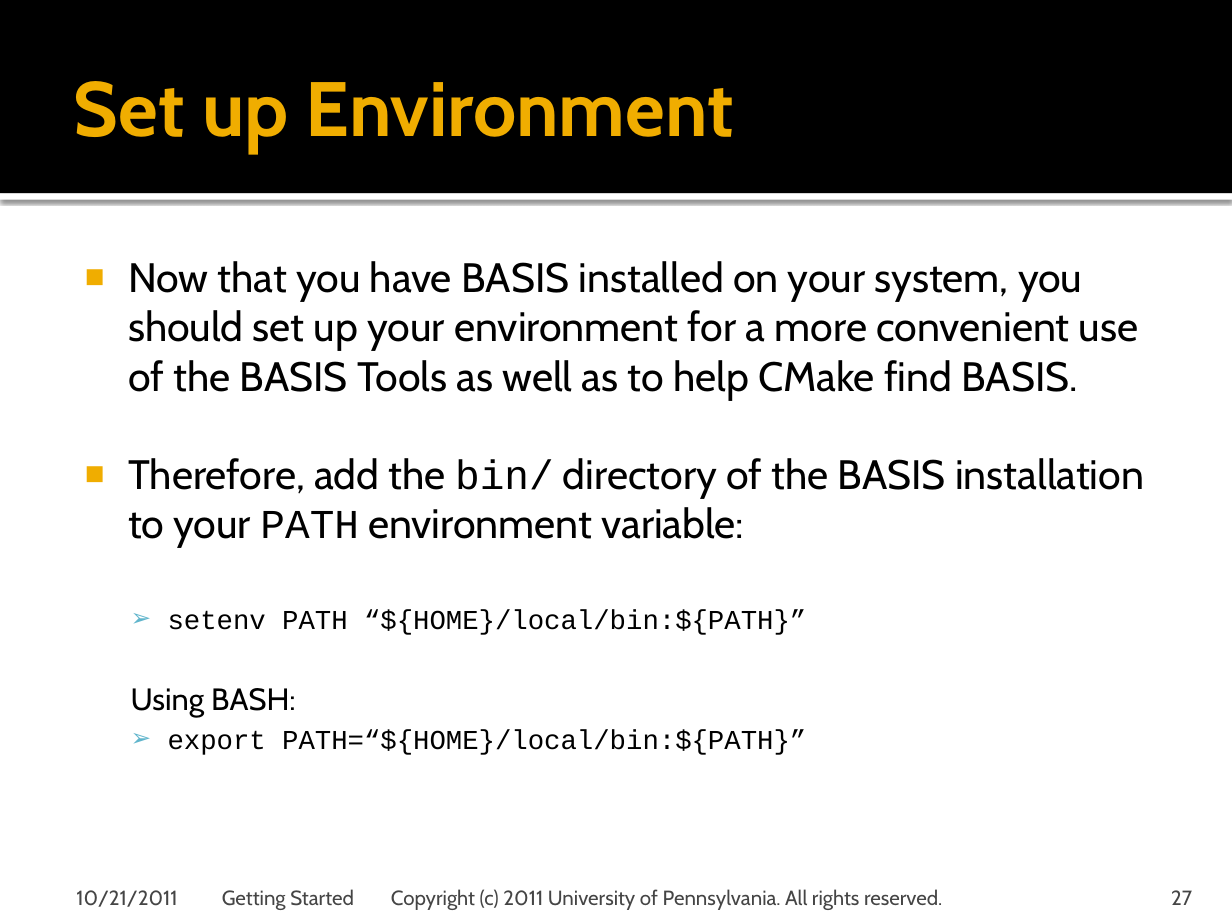
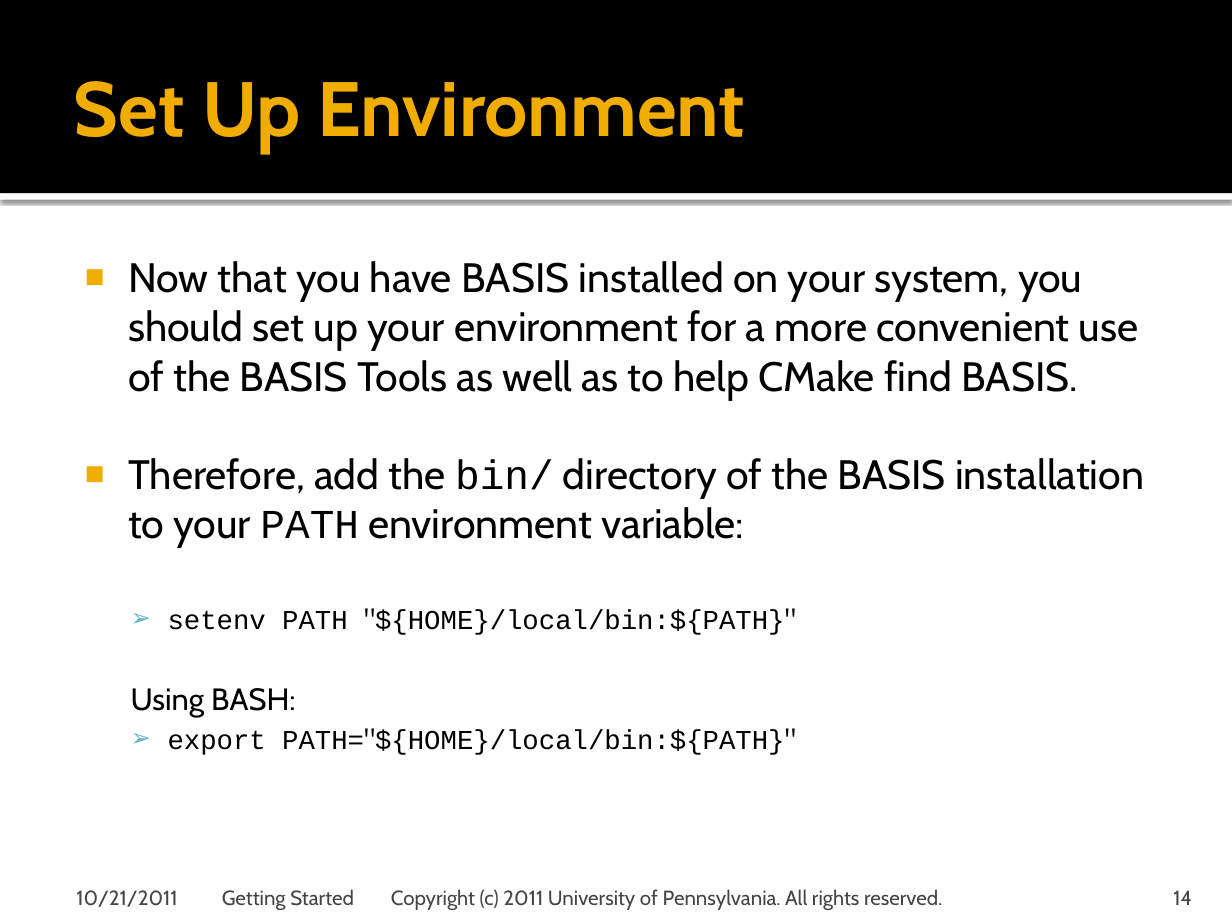
Before and after one commit to cmake-basis/legacy, a slide deck: slide 14 of doc/tutorials/BASIS Tutorial - 02 Getting Started.pptx (slide 27 before the commit). Drawn at 1232x924 pixels with LibreOffice and Linux fonts; fonts in the diff are those of the drawing; background and template pictures are left out. Boxes give left, top, right and bottom in pixels: in the first picture for what was removed or moved away, otherwise in the second. Text is boxed around its words. In the diff, an @@ line names an element or a change of style, - is before the commit and + after.

```diff
--- a/doc/tutorials/BASIS Tutorial - 02 Getting Started.pptx
+++ b/doc/tutorials/BASIS Tutorial - 02 Getting Started.pptx
@@ title at (74,81,746,153): text changed @@
-Set up Environment
+Set Up Environment
@@ text at (168,608,796,635): text changed @@
-  ➢ setenv PATH “${HOME}/local/bin:${PATH}”
+  ➢ setenv PATH "${HOME}/local/bin:${PATH}"
@@ text at (168,729,796,755): text changed @@
-  ➢ export PATH=“${HOME}/local/bin:${PATH}”
+  ➢ export PATH="${HOME}/local/bin:${PATH}"
@@ page number at (1173,890,1192,905): text changed @@
-27
+14
```
Also in this commit, not shown: 25 other slides changed, 13 slides removed, 1 other file.
